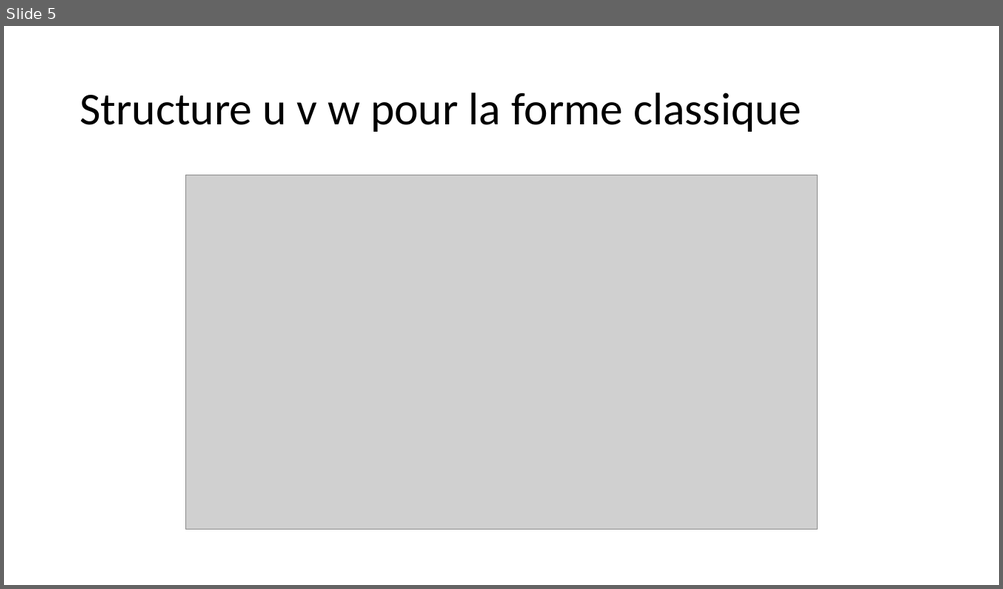
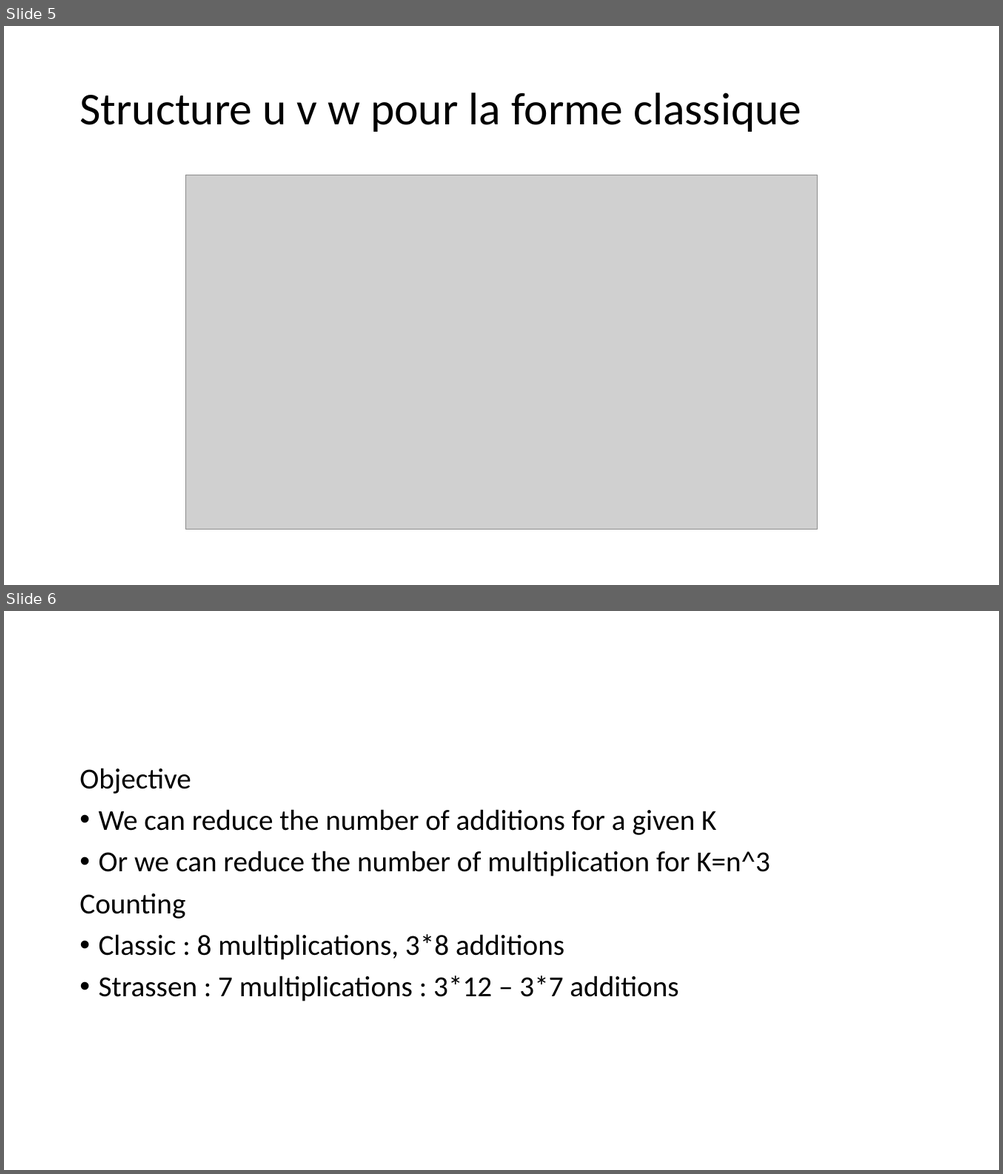
Before and after one commit to Fusion-thermo/Matrix-multiplication, a slide deck: Matrix multiplication.pptx. Shown one above the other, each under a label of ours: slide 5 before the commit, slides 5 and 6 after it. The pictures are 1003x589 and 1003x1174 pixels, drawn with LibreOffice and Linux fonts; fonts in the diff are those of the drawing; grey boxes stand for pictures. Boxes give left, top, right and bottom in pixels: in the first picture for what was removed or moved away, otherwise in the second. Text is boxed around its words. In the diff, an @@ line names an element or a change of style, - is before the commit and + after.

```diff
--- a/Matrix multiplication.pptx
+++ b/Matrix multiplication.pptx
@@ slide 6 added at <box>4,611,999,1170</box>, background #FFFFFF @@
@@ text added at <box>79,768,770,1002</box>, 28 pt, text #000000 @@
+Objective
+• We can reduce the number of additions for a given K
+• Or we can reduce the number of multiplication for K=n^3
+Counting
+• Classic : 8 multiplications, 3*8 additions
+• Strassen : 7 multiplications : 3*12 – 3*7 additions
```
Also in this commit, not shown: 1 slide changed.
